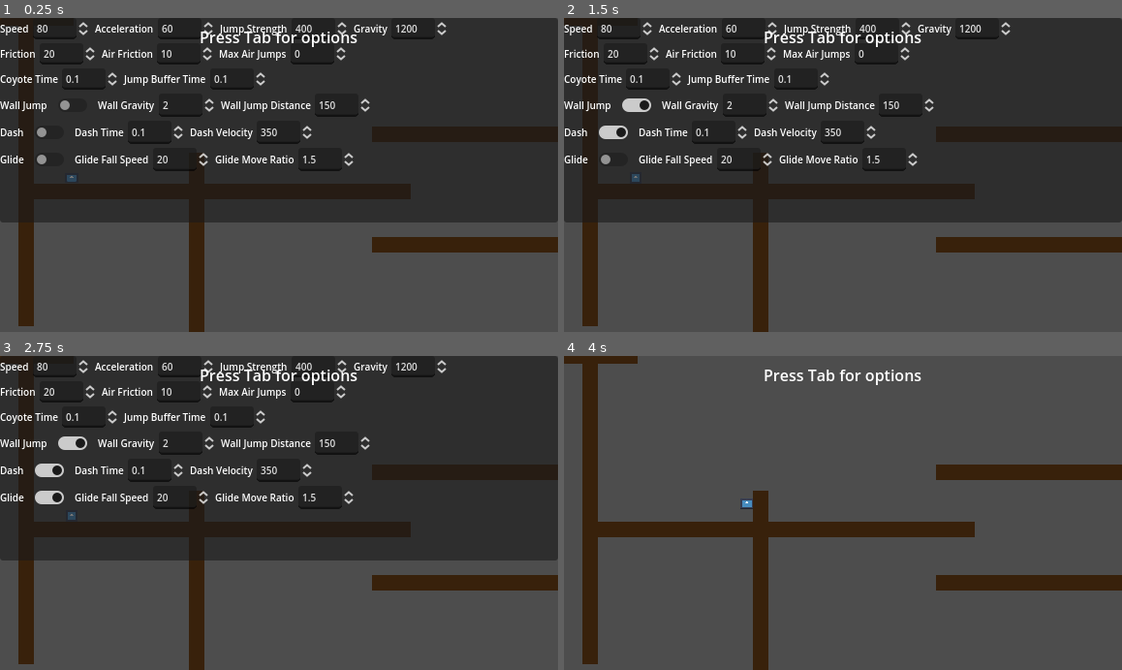
Above: before the commit, frames 1-4 (two rows, left to right).
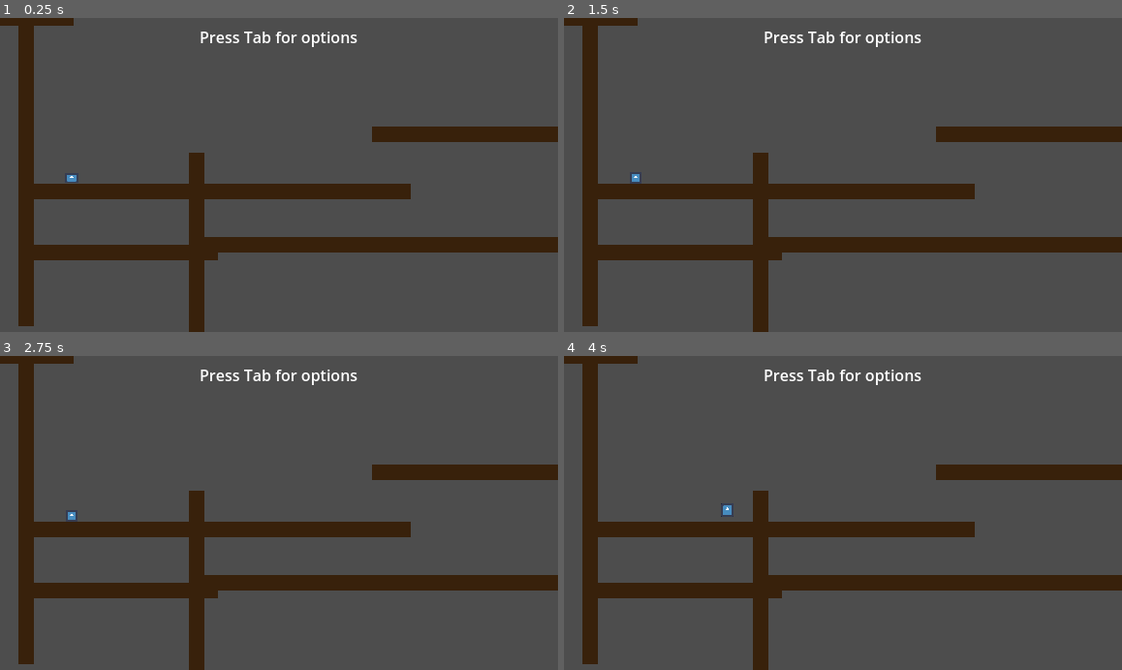
Above: after the commit, the same moments.

Repository: greatmomo/Advanced-Character-Controller
Game: Godot game, scene res://world.tscn
Same seed, same stepped clock (60 frames per second), same inputs: the game is played once before the commit and once after it. The engine's default icon, where the game draws it, is replaced by a stand-in: a white triangle on a blue panel in a dark square.
Inputs (mouse positions are in pixels of both pictures, inside the frame that each line leads up to):
- Up to frame 1 (0.25 s): no input
- Up to frame 2 (1.5 s): click (636, 105) at 0.52 s; click (614, 131) at 1.27 s
- Up to frame 3 (2.75 s): click (50, 497) at 2.02 s
- Up to frame 4 (4 s): tap Enter at 2.75 s; hold D (move_right) from 2.78 s (still down); tap Ctrl (dash) at 2.85 s; tap Space (jump) at 3.02, 3.77 s; tap Tab (show_ui) at 3.6 s

The runs differ from the first frame. In frame 1, 60% of the frame differs, in the area x 0-100%, y 0-78%; in frame 2, 60%; in frame 3, 60%; in frame 4, 3.0%.

Commit message:
change friction defaults

Diff:
--- a/Player/player.gd
+++ b/Player/player.gd
@@ -6,8 +6,8 @@
 @export var jump_impulse := 400
 @export var gravity := 1200
 @export var acceleration := 60
-@export var friction := 20
-@export var air_friction := 10
+@export var friction := 13
+@export var air_friction := 4
 
 @export_category("double_jump")
 @export var max_air_jumps := 0
--- a/world.tscn
+++ b/world.tscn
@@ -18,6 +18,12 @@
 [node name="Platform" parent="Platforms" instance=ExtResource("3_08awg")]
 position = Vector2(67, 179)
 
+[node name="Platform11" parent="Platforms" instance=ExtResource("3_08awg")]
+position = Vector2(65, 242)
+
+[node name="Platform12" parent="Platforms" instance=ExtResource("3_08awg")]
+position = Vector2(243, 234)
+
 [node name="Platform2" parent="Platforms" instance=ExtResource("3_08awg")]
 position = Vector2(27, 158)
 rotation = 1.57079
@@ -53,6 +59,7 @@
 [node name="UI" type="CanvasLayer" parent="."]
 
 [node name="UIContainer" type="MarginContainer" parent="UI"]
+visible = false
 anchors_preset = 10
 anchor_right = 1.0
 offset_bottom = 211.0
@@ -146,7 +153,7 @@
 layout_mode = 2
 theme = ExtResource("4_ixx57")
 min_value = 1.0
-value = 20.0
+value = 13.0
 
 [node name="HBoxContainer3" type="HBoxContainer" parent="UI/UIContainer/PanelContainer/VBoxContainer/Movement + Air Jumps"]
 layout_mode = 2
@@ -160,7 +167,7 @@
 layout_mode = 2
 theme = ExtResource("4_ixx57")
 min_value = 1.0
-value = 10.0
+value = 4.0
 
 [node name="HBoxContainer2" type="HBoxContainer" parent="UI/UIContainer/PanelContainer/VBoxContainer/Movement + Air Jumps"]
 layout_mode = 2
